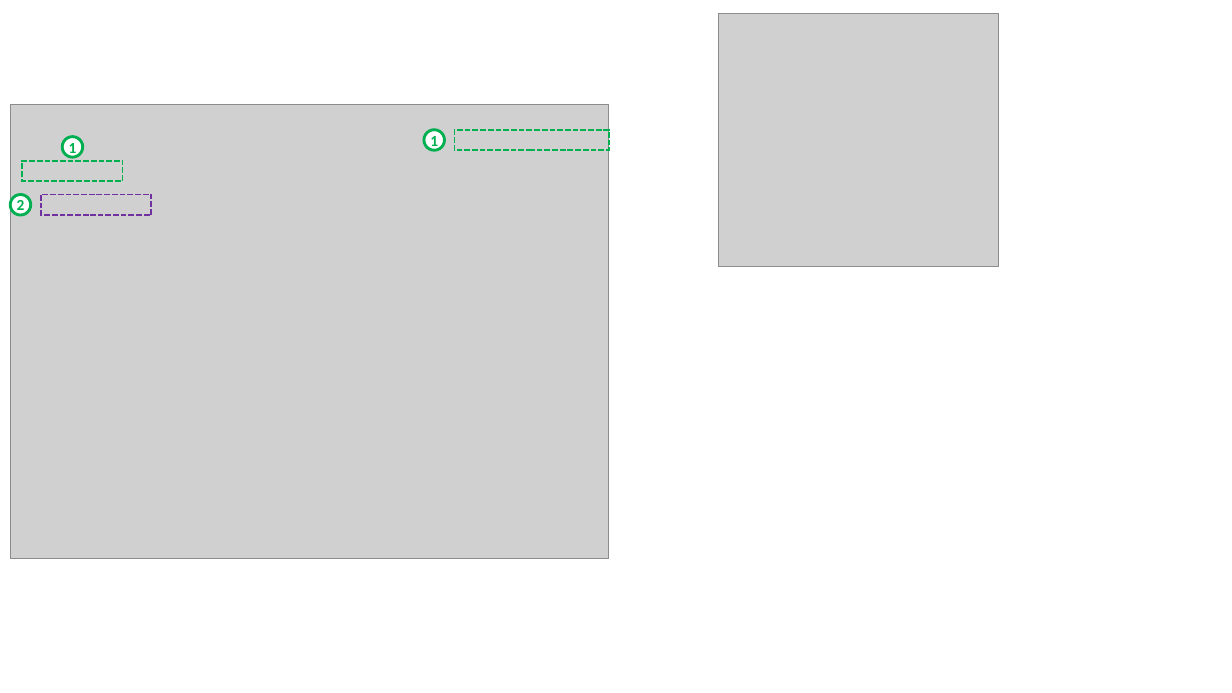
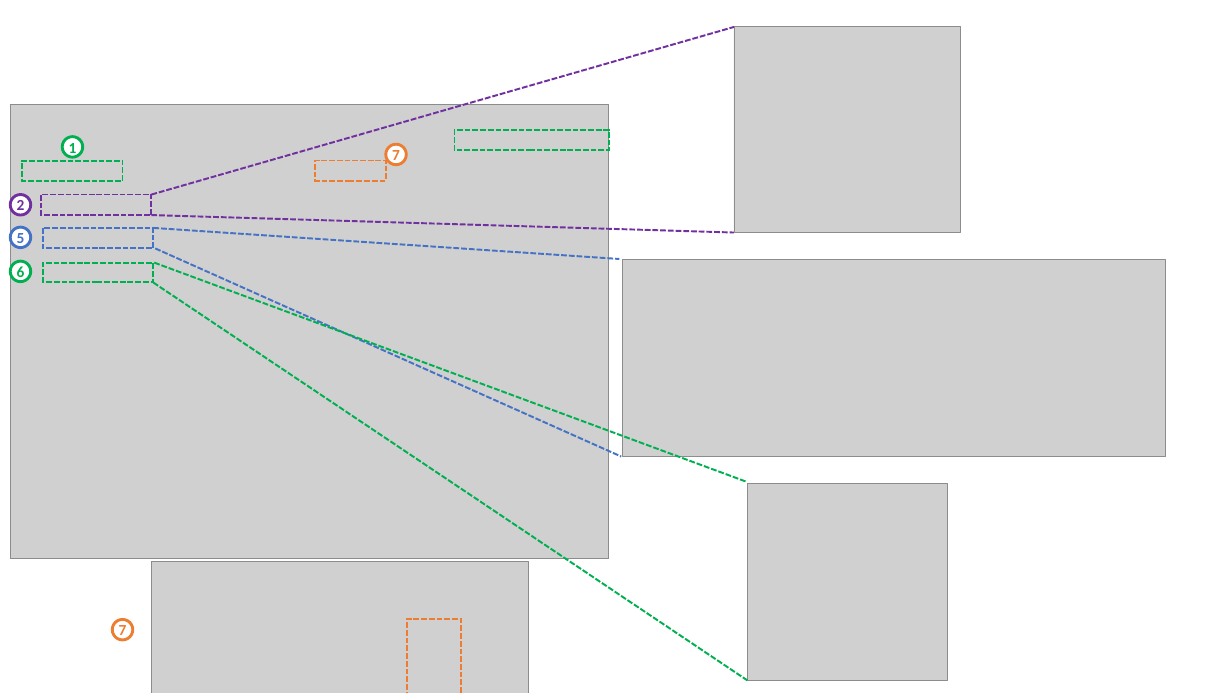
Before and after one commit to xpessoles/TP_Documents_PSI, a slide deck: slide 4 of 02_BrasBeta/Captures/Figures.pptx. Drawn at 1232x693 pixels with LibreOffice and Linux fonts; fonts in the diff are those of the drawing; grey boxes stand for pictures. Boxes give left, top, right and bottom in pixels: in the first picture for what was removed or moved away, otherwise in the second. Text is boxed around its words. In the diff, an @@ line names an element or a change of style, - is before the commit and + after.

```diff
--- a/02_BrasBeta/Captures/Figures.pptx
+++ b/02_BrasBeta/Captures/Figures.pptx
@@ line added from (152, 195) to (734, 27), #7030A0 1.5 pt dashed @@
@@ picture: place and size @@
-picture at <box>719,13,999,267</box>
+picture at <box>734,27,960,232</box>
@@ ellipse "7": place and size @@
-ellipse "7" at <box>424,129,445,150</box>
+ellipse "7" at <box>386,144,407,165</box>
@@ ellipse "7" at <box>386,144,407,165</box>: outline #00B050 2.25 pt to #ED7D31 2.25 pt @@
@@ rectangle added at <box>315,161,385,181</box>, outline #ED7D31 1.5 pt dashed @@
@@ text in ellipse at <box>392,150,400,165</box>: text changed; text colour #00B050 to #ED7D31 @@
-1
+7
@@ ellipse "2" at <box>10,195,30,215</box>: text colour #00B050 to #7030A0; outline #00B050 2.25 pt to #7030A0 2.25 pt @@
@@ ellipse added at <box>10,227,30,248</box>, fill #FFFFFF, outline #4472C4 2.25 pt, 12 pt, text #4472C4, bold @@
+5
@@ rectangle added at <box>43,228,153,249</box>, outline #4472C4 1.5 pt dashed @@
@@ line added from (152, 215) to (734, 233), #7030A0 1.5 pt dashed @@
@@ line added from (153, 228) to (619, 259), #4472C4 1.5 pt dashed @@
@@ ellipse added at <box>10,262,30,282</box>, fill #FFFFFF, outline #00B050 2.25 pt, 12 pt, text #00B050, bold @@
+6
@@ rectangle added at <box>43,262,153,282</box>, outline #00B050 1.5 pt dashed @@
@@ line added from (154, 262) to (746, 482), #00B050 1.5 pt dashed @@
@@ line added from (155, 249) to (621, 457), #4472C4 1.5 pt dashed @@
@@ picture added at <box>623,259,1165,457</box> @@
@@ line added from (153, 283) to (748, 680), #00B050 1.5 pt dashed @@
@@ picture added at <box>748,483,947,681</box> @@
@@ picture added at <box>152,562,529,693</box> @@
@@ ellipse added at <box>113,619,133,640</box>, fill #FFFFFF, outline #ED7D31 2.25 pt, 12 pt, text #ED7D31, bold @@
+7
@@ rectangle added at <box>407,619,461,693</box>, outline #ED7D31 1.5 pt dashed @@
```
Also in this commit, not shown: 1 other slide changed, 2 slides added, 2 slides removed, 2 other files.
